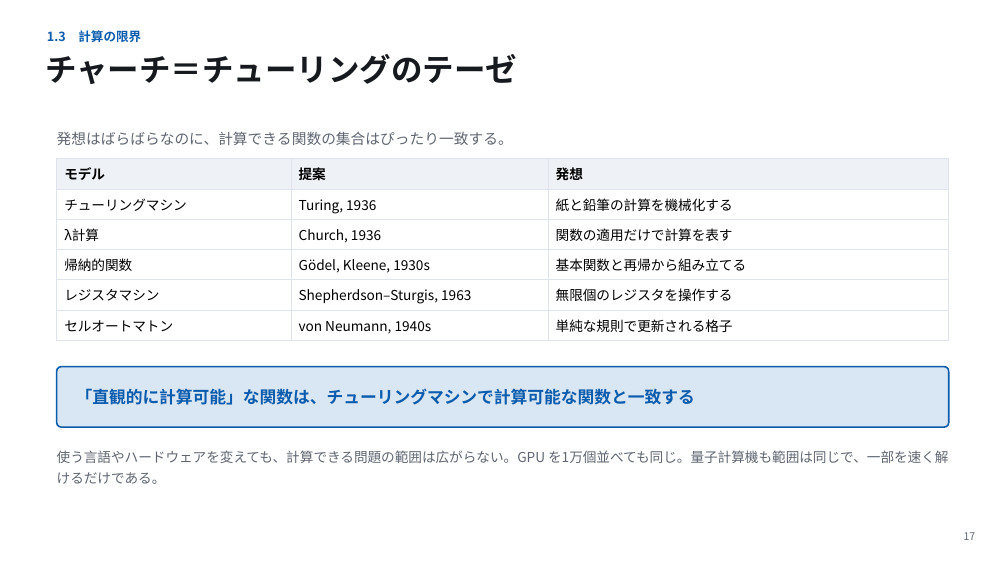
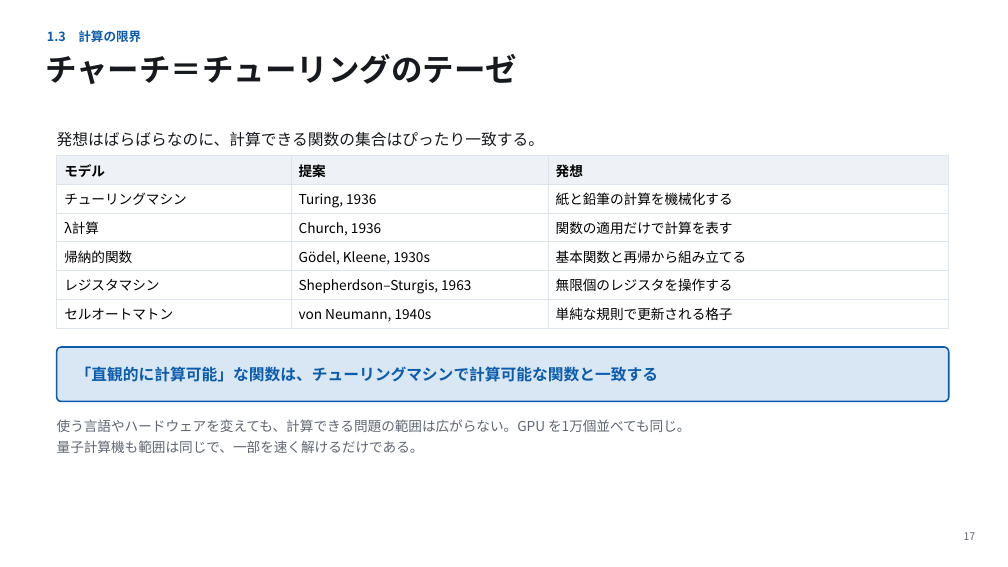
Before and after one commit to koide55/CompOutline, a slide deck: slide 17 of slides/第01回_計算とは何か.pptx. Drawn at 1008x567 pixels with LibreOffice and Linux fonts; fonts in the diff are those of the drawing. Boxes give left, top, right and bottom in pixels: in the first picture for what was removed or moved away, otherwise in the second. Text is boxed around its words. In the diff, an @@ line names an element or a change of style, - is before the commit and + after.

```diff
--- a/slides/第01回_計算とは何か.pptx
+++ b/slides/第01回_計算とは何か.pptx
@@ text "発想はばらばらなのに、計算できる関数の集合はぴったり一致する。" at [57,131,544,147]: size 14 to 15 pt, text colour #5F6672 to #16191D; line spacing 1 to 22pt @@
@@ table: place and size @@
-table at [57,159,949,338]
+table at [57,156,949,326]
@@ rounded rectangle: place and size @@
-rounded rectangle at [57,367,949,427]
+rounded rectangle at [57,347,949,402]
@@ rounded rectangle at [57,347,949,402]: proportions changed @@
@@ text "「直観的に計算可能」な関数は、チューリングマシンで計算可能な関数と一致する": place and size @@
-text "「直観的に計算可能」な関数は、チューリングマシンで計算可能な関数と一致する" at [76,388,695,405]
+text "「直観的に計算可能」な関数は、チューリングマシンで計算可能な関数と一致する" at [76,366,659,382]
@@ text "「直観的に計算可能」な関数は、チューリングマシンで計算可能な関数と一致する" at [76,366,659,382]: size 16 to 15 pt @@
@@ text at [57,419,690,453]: text changed @@
-使う言語やハードウェアを変えても、計算できる問題の範囲は広がらない。GPU を1万個並べても同じ。量子計算機も範囲は同じで、一部を速く解けるだけである。
+使う言語やハードウェアを変えても、計算できる問題の範囲は広がらない。GPU を1万個並べても同じ。
+量子計算機も範囲は同じで、一部を速く解けるだけである。
```
Also in this commit, not shown: 21 other slides changed, 32 other files.
